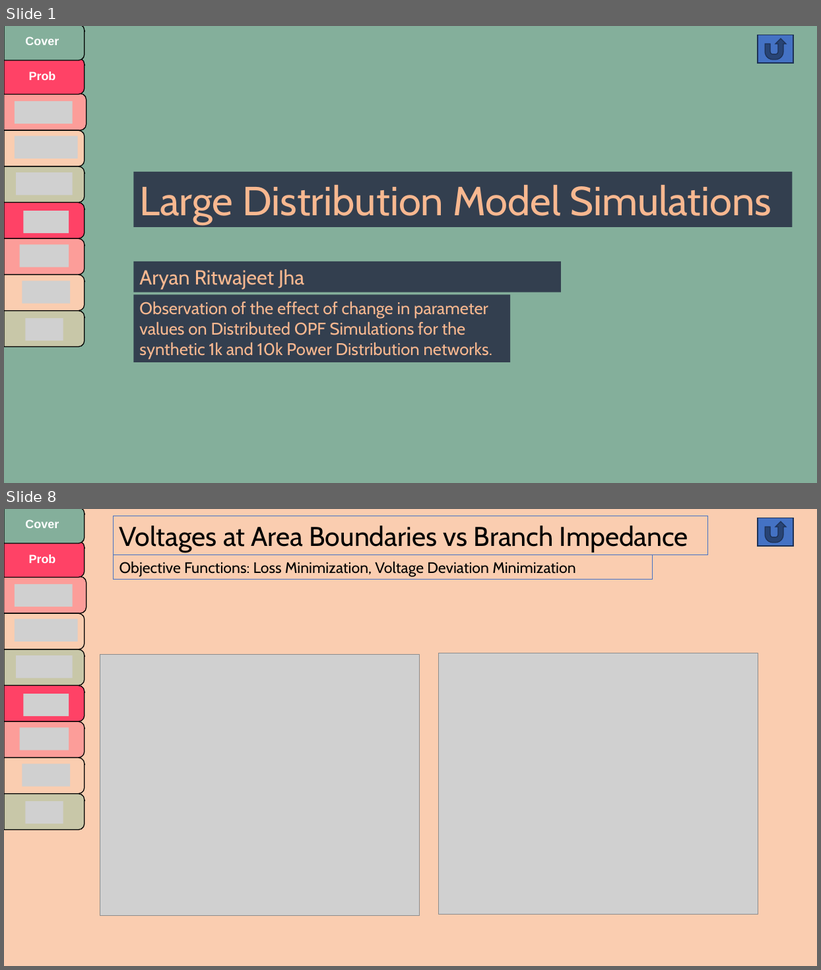
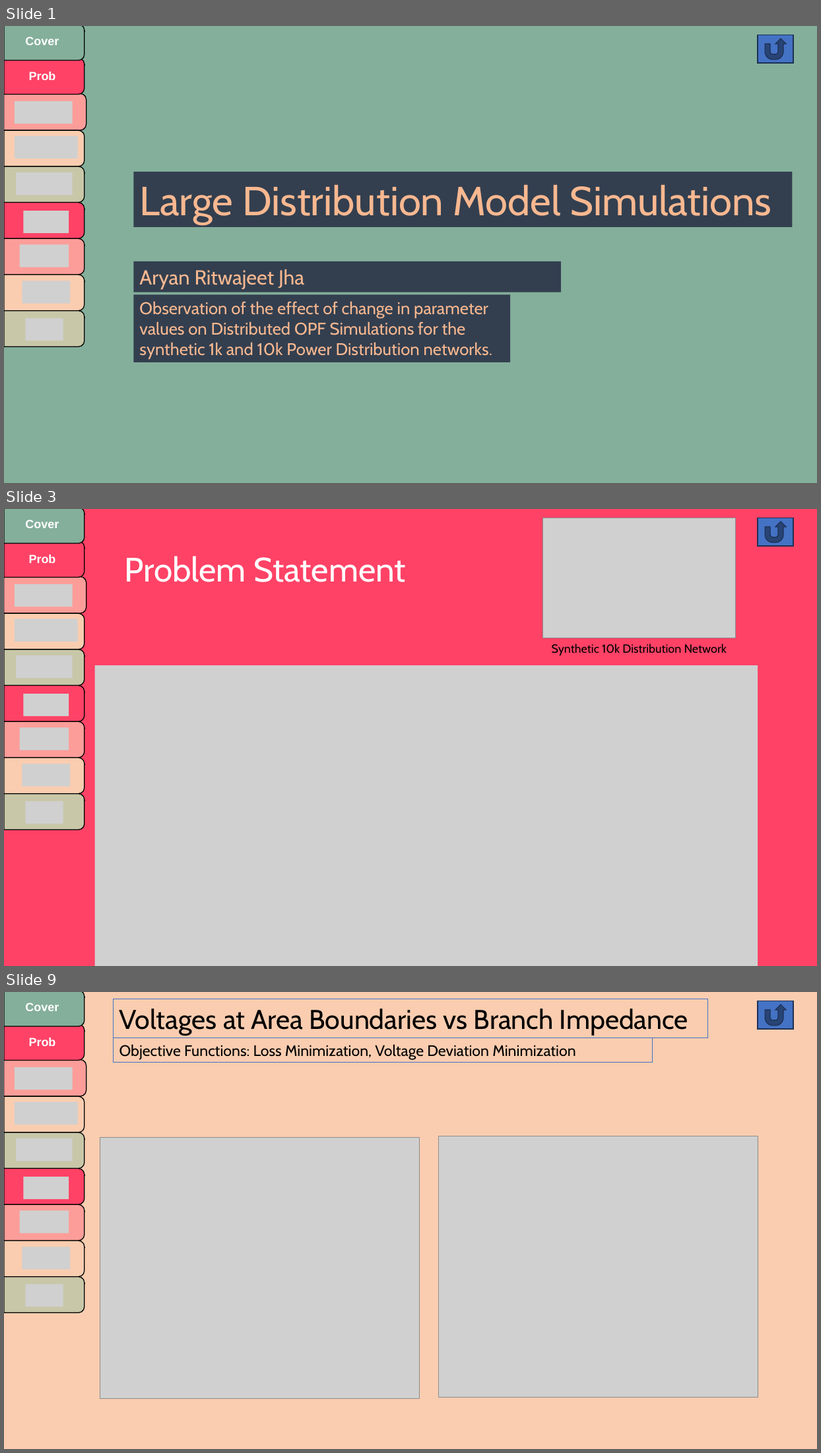
Before and after one commit to Realife-Brahmin/OriginalDocsHub-WSU-OneDrive, a slide deck: largeDistributionModelStudies_aryan_ritwajeet_jha.pptx. Shown one above the other, each under a label of ours: slides 1 and 8 before the commit, slides 1, 3 and 9 after it; the slides between them are not shown. The pictures are 821x970 and 821x1453 pixels, drawn with LibreOffice and Linux fonts; fonts in the diff are those of the drawing; grey boxes stand for pictures. Boxes give left, top, right and bottom in pixels: in the first picture for what was removed or moved away, otherwise in the second. Text is boxed around its words. In the diff, an @@ line names an element or a change of style, - is before the commit and + after.

```diff
--- a/largeDistributionModelStudies_aryan_ritwajeet_jha.pptx
+++ b/largeDistributionModelStudies_aryan_ritwajeet_jha.pptx
@@ slide 3 added at [4, 509, 817, 966], background #FF4266 @@
@@ round same rect added at [4, 509, 52, 545], fill #FF4266, outline #000000 1 pt @@
@@ picture added at [543, 518, 735, 638] @@
@@ action button return added at [758, 518, 793, 546], fill #4472C4, outline #1E3256 1 pt @@
@@ round same rect added at [4, 545, 52, 582], fill #FC9D99, outline #000000 1 pt @@
@@ text added at [20, 555, 40, 580], 32 pt, text #FFFFFF, bold @@
+C
@@ text added at [124, 556, 406, 582], 40 pt, text #FFFFFF @@
+Problem Statement
@@ round same rect added at [4, 582, 52, 617], fill #FACDB0, outline #000000 1 pt @@
@@ text added at [20, 607, 40, 617], 32 pt, text #FFFFFF, bold @@
+B
@@ round same rect added at [4, 617, 52, 654], fill #84AF9B, outline #000000 1 pt @@
@@ text added at [22, 642, 42, 650], 32 pt, text #FFFFFF, bold @@
+A
@@ text added at [552, 644, 727, 656], 14 pt, text #000000 @@
+Synthetic 10k Distribution Network
@@ picture added at [95, 666, 758, 966] @@
@@ group added at [4, 509, 86, 830]: 9 round same rects, 7 pictures, 2 texts @@
+Prob
+Cover
@@ what was slide 8 is now slide 9 @@
```
Also in this commit, not shown: 5 slides changed, 1 other slide added.
